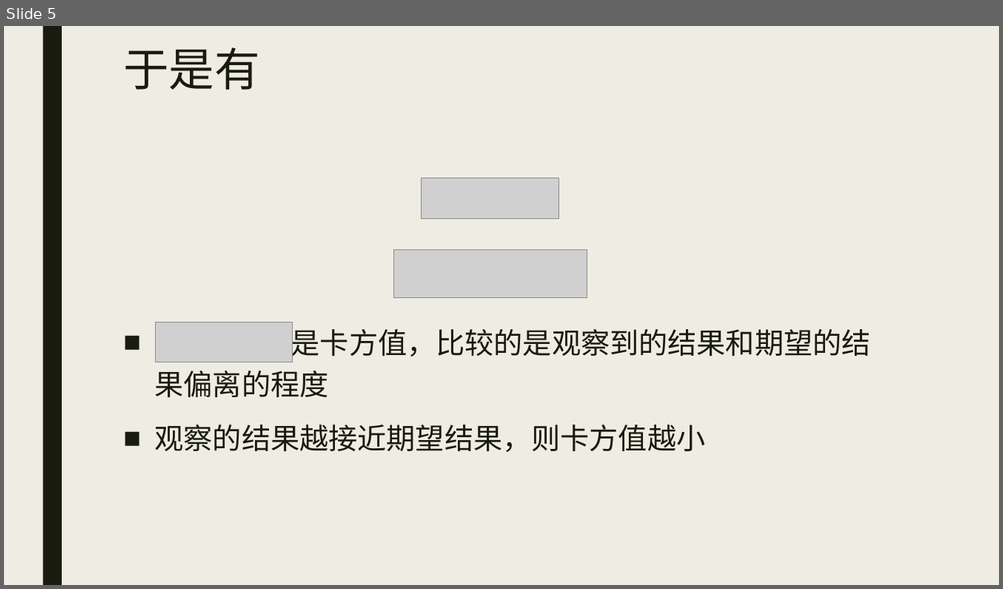
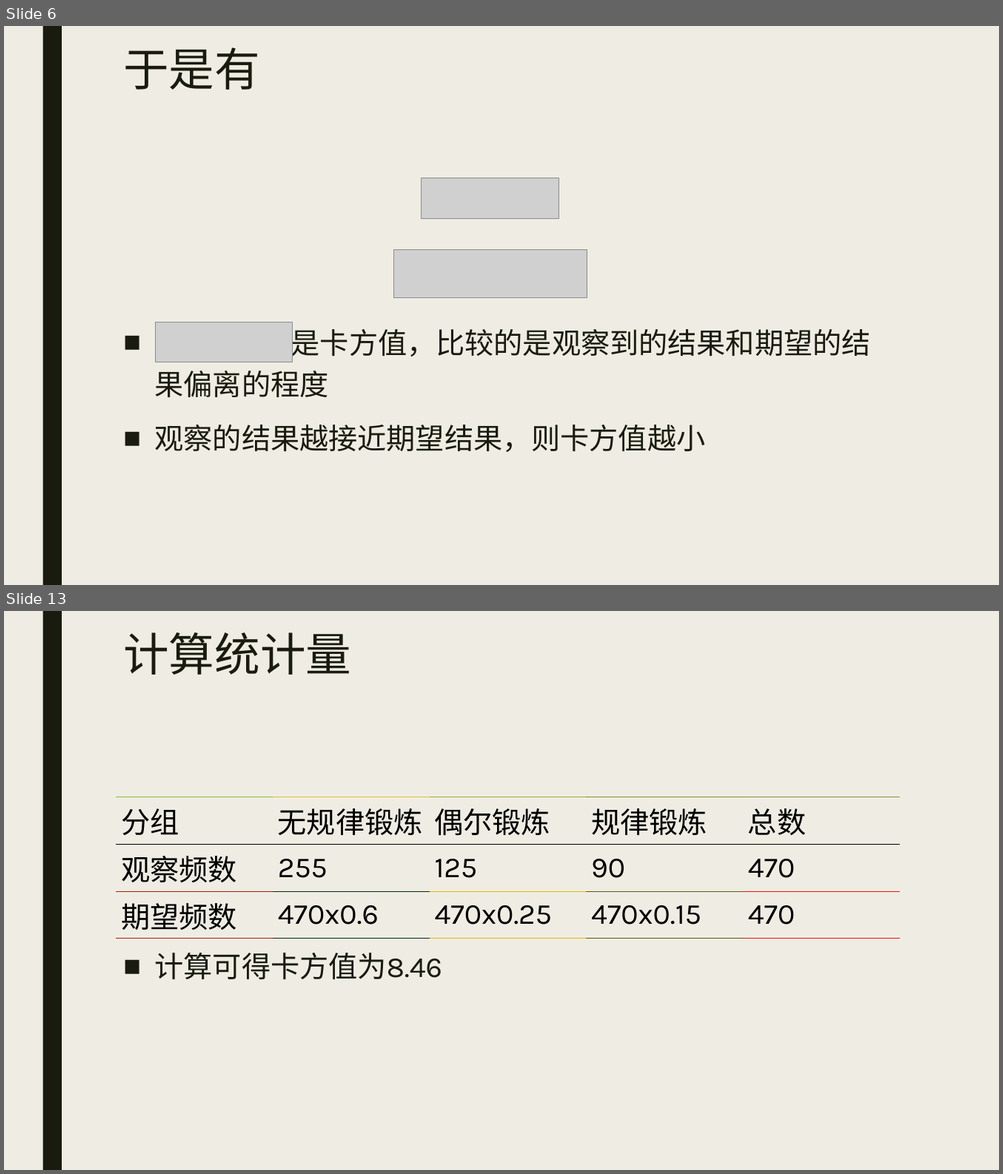
Before and after one commit to beneon/medstat, a slide deck: lect-7/卡方检验.pptx. Shown one above the other, each under a label of ours: slide 5 before the commit, slides 6 and 13 after it; the slides between them are not shown. The pictures are 1003x589 and 1003x1174 pixels, drawn with LibreOffice and Linux fonts; fonts in the diff are those of the drawing; grey boxes stand for pictures. Boxes give left, top, right and bottom in pixels: in the first picture for what was removed or moved away, otherwise in the second. Text is boxed around its words. In the diff, an @@ line names an element or a change of style, - is before the commit and + after.

```diff
--- a/lect-7/卡方检验.pptx
+++ b/lect-7/卡方检验.pptx
@@ slide 13 added at (4, 611, 999, 1170), background #EFEDE3; not listed: 1 template element that a slide beside it also shows @@
@@ title added at (123, 632, 351, 675), 44 pt, text #191B0E @@
+计算统计量
@@ table added at (116, 797, 899, 933), 3 rows, 5 columns @@
+分组 | 无规律锻炼 | 偶尔锻炼 | 规律锻炼 | 总数
+观察频数 | 255 | 125 | 90 | 470
+期望频数 | 470x0.6 | 470x0.25 | 470x0.15 | 470
@@ text added at (155, 953, 442, 980), 28 pt, text #191B0E @@
+■ 计算可得卡方值为8.46
@@ what was slide 5 is now slide 6 @@
```
Also in this commit, not shown: 1 slide changed, 13 other slides added, 20 other files.
